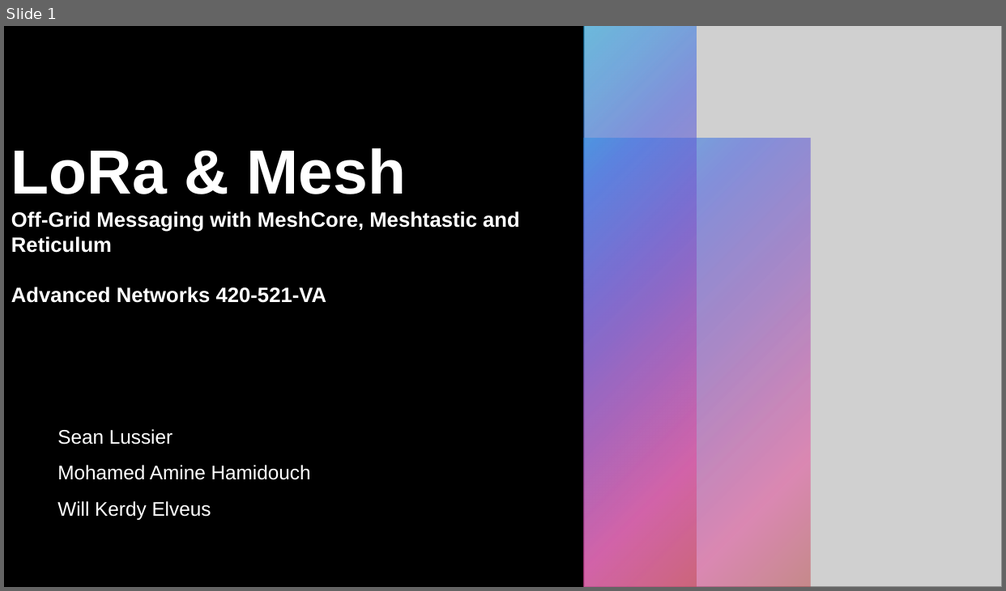
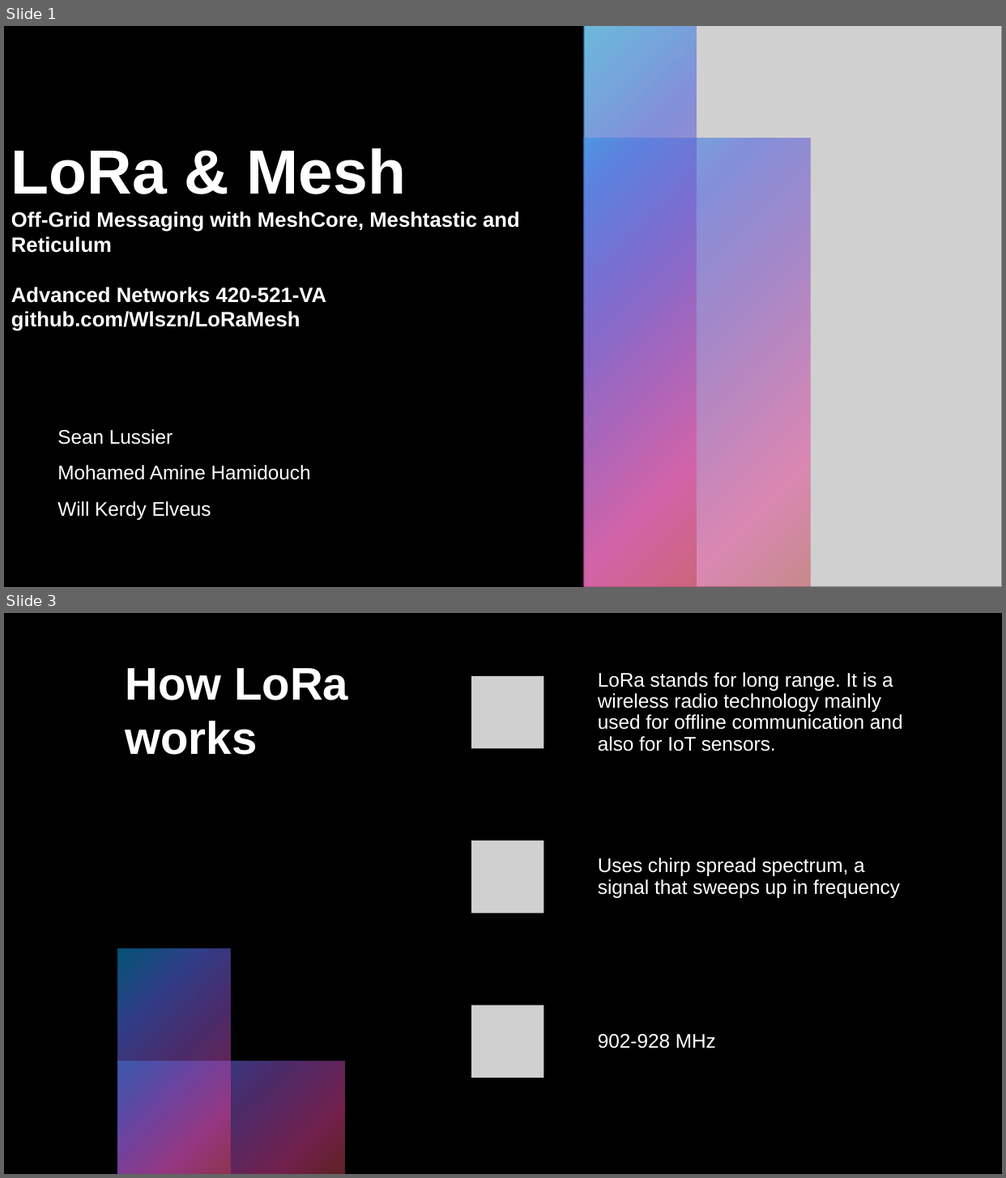
Before and after one commit to Wlszn/LoRaMesh, a slide deck: slides/LoRaPresentation.pptx. Shown one above the other, each under a label of ours: slide 1 before the commit, slides 1 and 3 after it; the slides between them are not shown. The pictures are 1006x591 and 1006x1178 pixels, drawn with LibreOffice and Linux fonts; fonts in the diff are those of the drawing; grey boxes stand for pictures. Boxes give left, top, right and bottom in pixels: in the first picture for what was removed or moved away, otherwise in the second. Text is boxed around its words. In the diff, an @@ line names an element or a change of style, - is before the commit and + after.

```diff
--- a/slides/LoRaPresentation.pptx
+++ b/slides/LoRaPresentation.pptx
@@ slide 3 added at (4,613,1002,1174), background #000000 @@
@@ rectangle added at (4,613,50,1174), fill gradient #0BA5E8 to #5066E1 to #894EC0 to #E54196 to #BE4449 @@
@@ rectangle added at (4,613,1002,1174), fill #000000 @@
@@ rectangle added at (4,659,97,1174), fill gradient #0BA5E8 to #5066E1 to #894EC0 to #E54196 to #BE4449 @@
@@ title added at (126,668,348,755), 44 pt, text #FFFFFF, bold @@
+How LoRa works
@@ rectangle added at (117,949,230,1174), fill gradient #0BA5E8 to #5066E1 to #894EC0 to #E54196 to #BE4449 @@
@@ group added at (432,647,926,1108): 3 rounded rectangles, 3 pictures, 3 texts @@
+LoRa stands for long range. It is a wireless radio technology mainly used for offline communication and also for IoT sensors.
+Uses chirp spread spectrum, a signal that sweeps up in frequency
+902-928 MHz
@@ rectangle added at (117,1062,345,1174), fill gradient #0BA5E8 to #5066E1 to #894EC0 to #E54196 to #BE4449 @@
@@ slide 1 changed as well @@
@@ title at (11,148,520,331): text changed @@
-LoRa & Mesh
-Off-Grid Messaging with MeshCore, Meshtastic and Reticulum
-Advanced Networks 420-521-VA
+LoRa & Mesh
+Off-Grid Messaging with MeshCore, Meshtastic and Reticulum
+Advanced Networks 420-521-VA
+github.com/Wlszn/LoRaMesh
```
Also in this commit, not shown: 5 other slides added.
